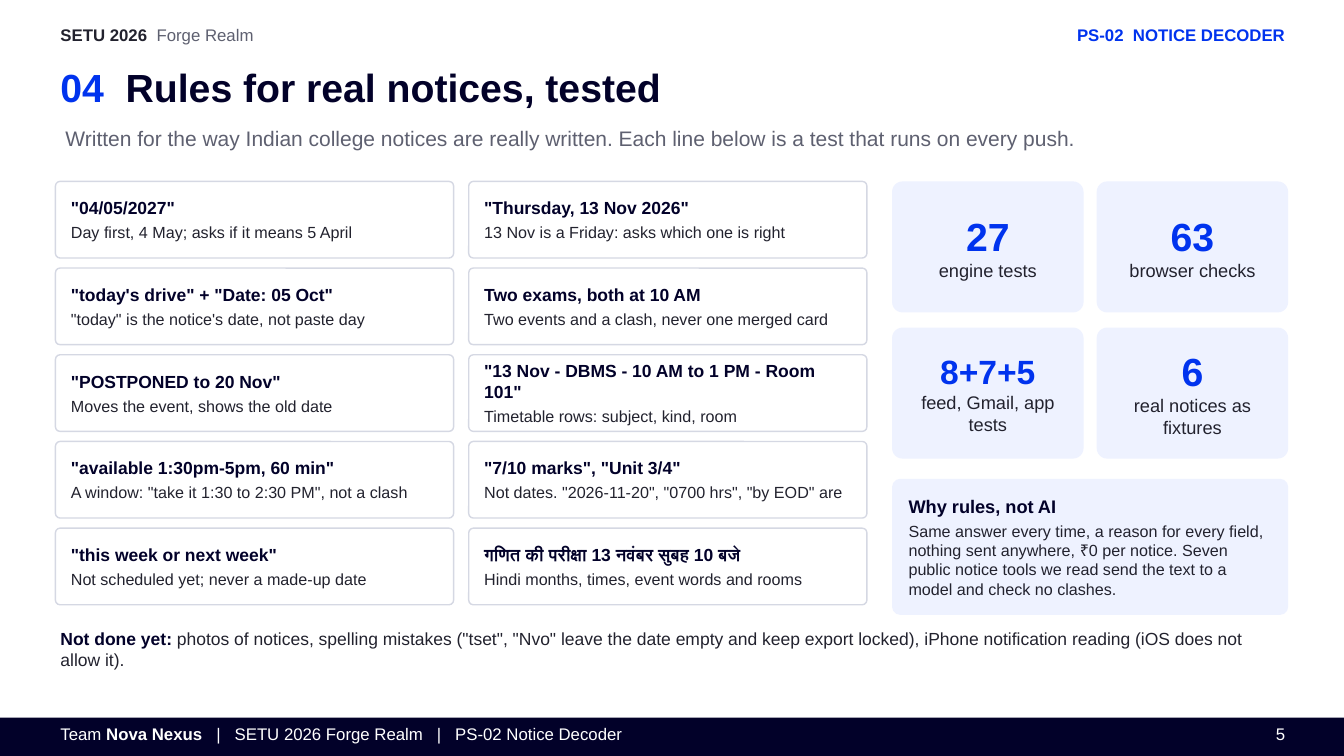
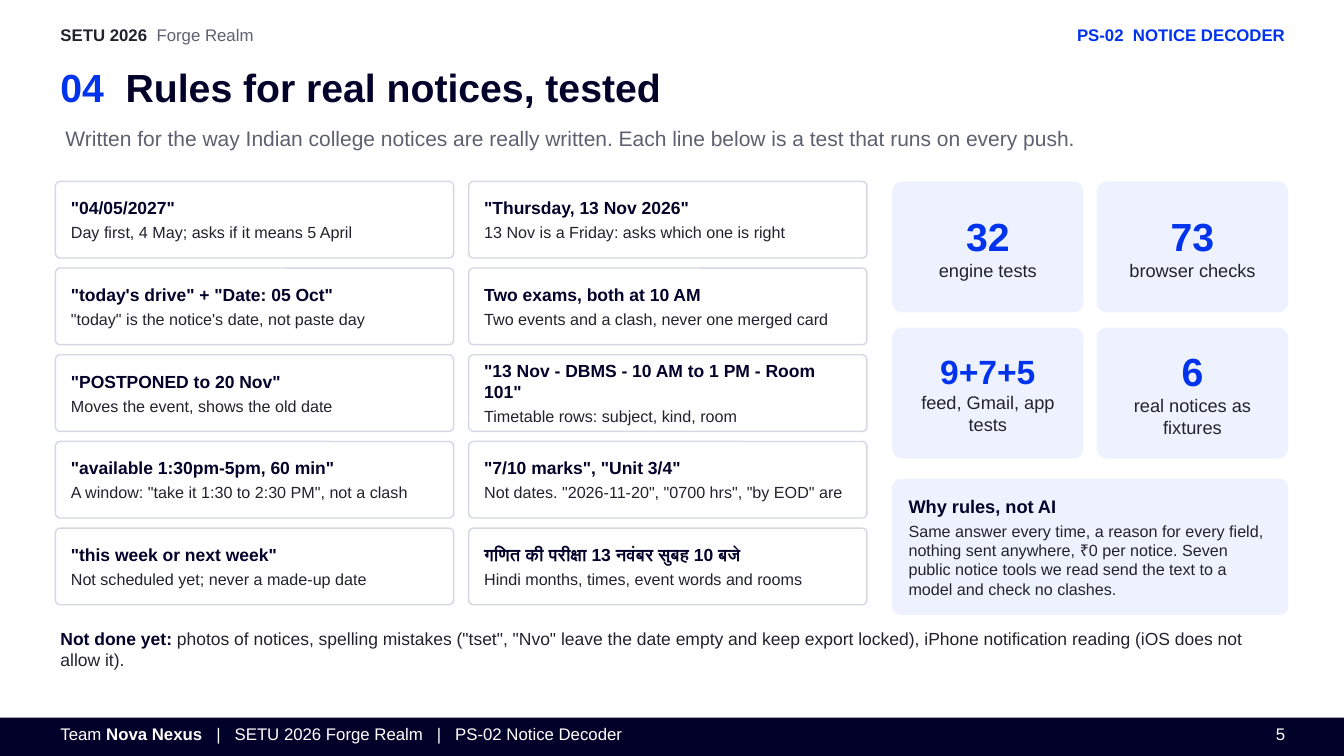
Before and after one commit to anki1kr/NoticeDecoder, a slide deck: slide 5 of deck/NoticeDecoder_NovaNexus_PS02.pptx. Drawn at 1344x756 pixels with LibreOffice and Linux fonts; fonts in the diff are those of the drawing. Boxes give left, top, right and bottom in pixels: in the first picture for what was removed or moved away, otherwise in the second. Text is boxed around its words. In the diff, an @@ line names an element or a change of style, - is before the commit and + after.

```diff
--- a/deck/NoticeDecoder_NovaNexus_PS02.pptx
+++ b/deck/NoticeDecoder_NovaNexus_PS02.pptx
@@ text in rounded rectangle at (966,223,1010,252): text changed @@
-27
+32
@@ text in rounded rectangle at (1171,223,1215,252): text changed @@
-63
+73
@@ text in rounded rectangle at (940,360,1035,385): text changed @@
-8+7+5
+9+7+5
```
Also in this commit, not shown: 2 other slides changed, 33 other files.
